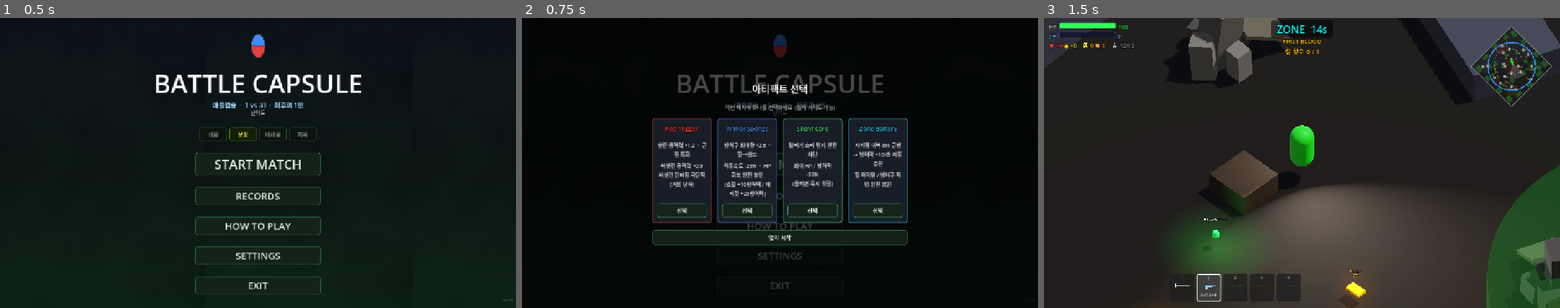
Above: before the commit, frames 1-3 (left to right).
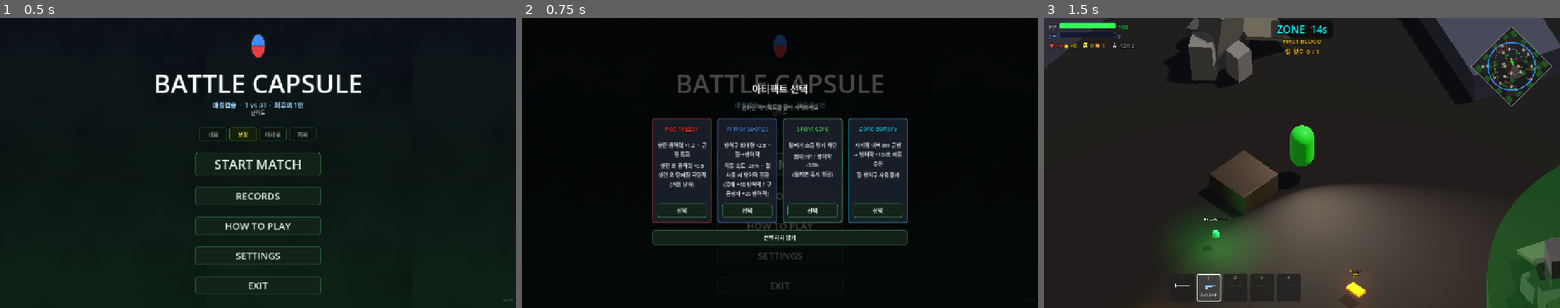
Above: after the commit, the same moments.

Repository: Kyulhee/battle-capsule
Game: Godot game, scene res://src/Main.tscn
Same seed, same stepped clock (60 frames per second), same inputs: the game is played once before the commit and once after it.
Inputs (mouse positions are in pixels of both pictures, inside the frame that each line leads up to):
- Up to frame 1 (0.5 s): no input
- Up to frame 2 (0.75 s): click "START MATCH" at 0.5 s
- Up to frame 3 (1.5 s): click (1302, 238) at 1.25 s, where only the run after the commit has a clickable "선택하지 않기"

Frame 1 is identical in both runs. In frame 2, 1.8% of the frame differs, in the area x 26-74%, y 29-77%; in frame 3, nothing differs.

Commit message:
feat: v1.5.2 — 한국어 UI 텍스트 정리 + 아이템 명칭 통일 (붕대/구급상자)
Co-Authored-By: Claude Sonnet 4.6 <noreply@anthropic.com>

Diff:
--- a/src/Main.gd
+++ b/src/Main.gd
@@ -22,10 +22,10 @@
 var _diff_tooltip_label: Label = null
 var _records_selected_diff: int = 1
 const DIFF_DESCRIPTIONS = [
-	"봇 시야 75%  ·  반응 느림  ·  조준 부정확\n배틀로얄 첫 입문에 추천.",
-	"표준 봇 성능  ·  균형 잡힌 전투.",
+	"봇 시야 75%  ·  반응 느림  ·  조준 부정확\n입문용 난이도.",
+	"표준 난이도.",
 	"봇 시야 125%  ·  즉각 반응  ·  정밀 조준\n극한의 도전.",
-	"HP 1 시작  ·  힐 감소  ·  암전 + 폭격\n랜덤 모디파이어: 힐추가반감 / 탄막 / 전원적대",
+	"HP 1 시작  ·  힐 감소  ·  암전 + 폭격\n랜덤 이벤트: 힐추가반감 / 탄막 / 전원적대",
 ]
 
 # Hell events
@@ -275,20 +275,20 @@
 			"id": "red_trigger", "label": "Red Trigger",
 			"color": Color(1.0, 0.25, 0.25),
 			"line1": "샷건 공격력 ×1.2  ·  근접 특화",
-			"line2": "비샷건 공격력 ×0.5\n비샷건 탄퍼짐 극단적 (거의 난사)",
+			"line2": "샷건 외 공격력 ×0.5\n샷건 외 탄퍼짐 극단적 (거의 난사)",
 			"mods": {"red_trigger": true, "spread_all_shots": true},
 		},
 		{
 			"id": "armor_sponge", "label": "Armor Sponge",
 			"color": Color(0.35, 0.60, 1.0),
-			"line1": "방어구 최대량 ×2.5  ·  힐→쉴드",
-			"line2": "이동속도 -25%  ·  HP 회복 완전 봉인\n(소힐 +10방어막 / 메딕킷 +20방어막)",
+			"line1": "방어구 최대량 ×2.5  ·  힐→방어막",
+			"line2": "이동 속도 -25%  ·  힐 사용 시 방어막 전환\n(붕대 +10 방어막 / 구급상자 +20 방어막)",
 			"mods": {"max_shield_mult": 2.5, "heal_to_shield": true, "move_speed_mult": 0.75},
 		},
 		{
 			"id": "silent_core", "label": "Silent Core",
 			"color": Color(0.40, 0.95, 0.55),
-			"line1": "달리기 소리 탐지 완전 차단",
+			"line1": "달리기 소음 탐지 차단",
 			"line2": "최대 HP / 방어막 -50%\n(들키면 즉시 위험)",
 			"mods": {"footstep_radius_mult": 0.0, "max_health_mult": 0.5, "max_shield_mult": 0.5},
 		},
@@ -296,7 +296,7 @@
 			"id": "zone_battery", "label": "Zone Battery",
 			"color": Color(0.20, 0.85, 1.0),
 			"line1": "자기장 내벽 8m 근방\n→ 방어막 +10/초 자동 충전",
-			"line2": "힐 아이템 / 방어구 픽업 완전 봉인",
+			"line2": "힐·방어구 사용 불가",
 			"mods": {
 				"heal_mult": 0.0, "shield_recv_mult": 0.0,
 				"zone_battery": true, "zone_battery_regen": 10.0, "zone_battery_range": 8.0,
@@ -329,7 +329,7 @@
 	center.add_child(title)
 
 	var sub = Label.new()
-	sub.text = "이번 매치에 하나를 선택하세요  (없이 시작도 가능)"
+	sub.text = "원하는 아티팩트를 골라 시작하세요"
 	sub.horizontal_alignment = HORIZONTAL_ALIGNMENT_CENTER
 	sub.add_theme_font_size_override("font_size", 13)
 	sub.add_theme_color_override("font_color", Color(0.60, 0.60, 0.60))
@@ -344,7 +344,7 @@
 		card_row.add_child(_make_artifact_card(artifact))
 
 	var skip_btn = Button.new()
-	skip_btn.text = "없이 시작"
+	skip_btn.text = "선택하지 않기"
 	skip_btn.add_theme_font_size_override("font_size", 14)
 	skip_btn.custom_minimum_size = Vector2(150, 36)
 	_apply_btn_style(skip_btn)
@@ -1515,8 +1515,8 @@
 	_make_key_row(content, ["W","A","S","D"], "이동")
 	_make_key_row(content, ["MOUSE"], "조준 (캐릭터가 커서 방향을 바라봄)")
 	_make_key_row(content, ["LMB"], "사격 / 근접 공격 (슬롯 0)")
-	_make_key_row(content, ["E"], "근처 아이템 줍기")
-	_make_key_row(content, ["Q"], "치료 아이템 사용 (+50 HP)")
+	_make_key_row(content, ["F"], "근처 아이템 줍기")
+	_make_key_row(content, ["Q"], "붕대/구급상자 사용 (HP 회복)")
 	_make_key_row(content, ["R"], "재장전")
 	_make_key_row(content, ["C"], "웅크리기 토글 (스텔스 증가)")
 	_make_key_row(content, ["SPACE"], "점프")
@@ -1528,8 +1528,8 @@
 	_make_icon_row(content, "skull", Color(1.0,0.92,0.15), "Kill 수")
 	_make_icon_row(content, "hand",  Color(1.0,0.6, 0.2 ), "Assist 수")
 	_make_icon_row(content, "person",Color(0.72,0.72,0.72), "현재 생존자 수")
-	_make_text_row(content, "♥", Color(0.95,0.25,0.25), "치료 아이템 보유 수")
-	_make_text_row(content, "◆", Color(1.0, 0.85,0.1 ), "고급 치료제 보유 수")
+	_make_text_row(content, "♥", Color(0.95,0.25,0.25), "붕대 보유 수")
+	_make_text_row(content, "◆", Color(1.0, 0.85,0.1 ), "구급상자 보유 수")
 
 	# ── SYSTEMS ──
 	_help_section(content, "SYSTEMS")
--- a/src/core/MissionTracker.gd
+++ b/src/core/MissionTracker.gd
@@ -476,7 +476,7 @@
 					cur_hp = main_node.player_ref.current_health
 			return "%s\n현재 HP %.0f — 우승 시 HP %.0f 이상 필요" % [m.title, cur_hp, m.target_value]
 		MissionData.ConditionType.WIN_WITH_HEALS:
-			return "%s\nMedKit(◆) 사용  %d / %d" % [m.title, _medkits_used, int(m.target_value)]
+			return "%s\n구급상자(◆) 사용  %d / %d" % [m.title, _medkits_used, int(m.target_value)]
 		MissionData.ConditionType.SURVIVE_NO_KILLS:
 			if kills >= 1:
 				return "%s\n✗ 킬 발생 — 실패 확정" % m.title
@@ -486,13 +486,13 @@
 				return "%s\n✗ 다른 무기 사용됨 — 실패 확정" % m.title
 			return "%s\n권총만 사용 중 ✓" % m.title
 		MissionData.ConditionType.KILL_LAST_WITH_MELEE:
-			var wnames = {"knife": "칼 ✓", "pistol": "피스톨", "ar": "어설트 라이플", "shotgun": "샷건", "railgun": "레일건"}
+			var wnames = {"knife": "칼 ✓", "pistol": "피스톨", "ar": "돌격소총", "shotgun": "샷건", "railgun": "레일건"}
 			if _last_kill_weapon == "":
 				return "%s\n칼로 마지막 킬 달성 — 아직 킬 없음" % m.title
 			return "%s\n칼로 마지막 킬 달성 — 현재 %s" % [m.title, wnames.get(_last_kill_weapon, _last_kill_weapon)]
 		MissionData.ConditionType.KILLS_WITH_WEAPON:
 			var wkills: int = tel.metrics.combat.kills_by_weapon.get(m.weapon_filter, 0) if tel else 0
-			var wnames2 = {"pistol": "피스톨", "ar": "어설트 라이플", "shotgun": "샷건", "railgun": "레일건", "knife": "칼"}
+			var wnames2 = {"pistol": "피스톨", "ar": "돌격소총", "shotgun": "샷건", "railgun": "레일건", "knife": "칼"}
 			return "%s\n%s 킬  %d / %d" % [m.title, wnames2.get(m.weapon_filter, m.weapon_filter), wkills, int(m.target_value)]
 		MissionData.ConditionType.KILL_IN_BUSH:
 			return "%s\n수풀 안/근처 킬  %d / %d" % [m.title, _kills_in_bush, int(m.target_value)]
@@ -511,7 +511,7 @@
 			if not tel:
 				return "%s\n모든 총으로 각각 1킬 이상 달성" % m.title
 			var wk: Dictionary = tel.metrics.combat.kills_by_weapon
-			var gun_labels = [["pistol", "피스톨"], ["ar", "AR"], ["shotgun", "샷건"], ["railgun", "레일건"]]
+			var gun_labels = [["pistol", "피스톨"], ["ar", "돌격소총"], ["shotgun", "샷건"], ["railgun", "레일건"]]
 			var done: Array = []
 			var todo: Array = []
 			for g in gun_labels:
@@ -587,7 +587,7 @@
 
 	m = MissionData.new()
 	m.id = "medic_run"; m.title = "MEDIC RUN"
-	m.description = "MedKit(◆) 3회 이상 사용 후 1등"
+	m.description = "구급상자(◆) 3회 이상 사용 후 1등"
 	m.condition_type = MissionData.ConditionType.WIN_WITH_HEALS
 	m.target_value = 3; m.badge_label = "메딕"; m.badge_color = Color(0.9, 0.9, 0.2)
 	list.append(m)
Not shown, changed: export_presets.cfg
Not shown, changed: CLAUDE.md
Not shown, changed: README.md
Not shown, changed: docs/DEVLOG.md
Not shown, changed: docs/MASTERPLAN.md
